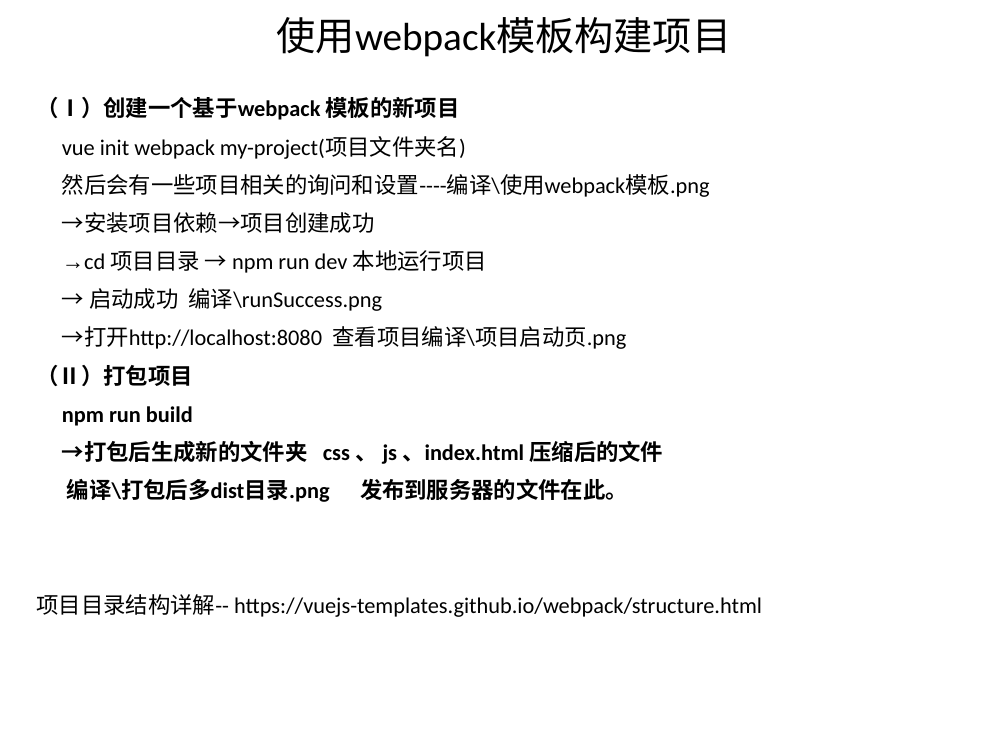
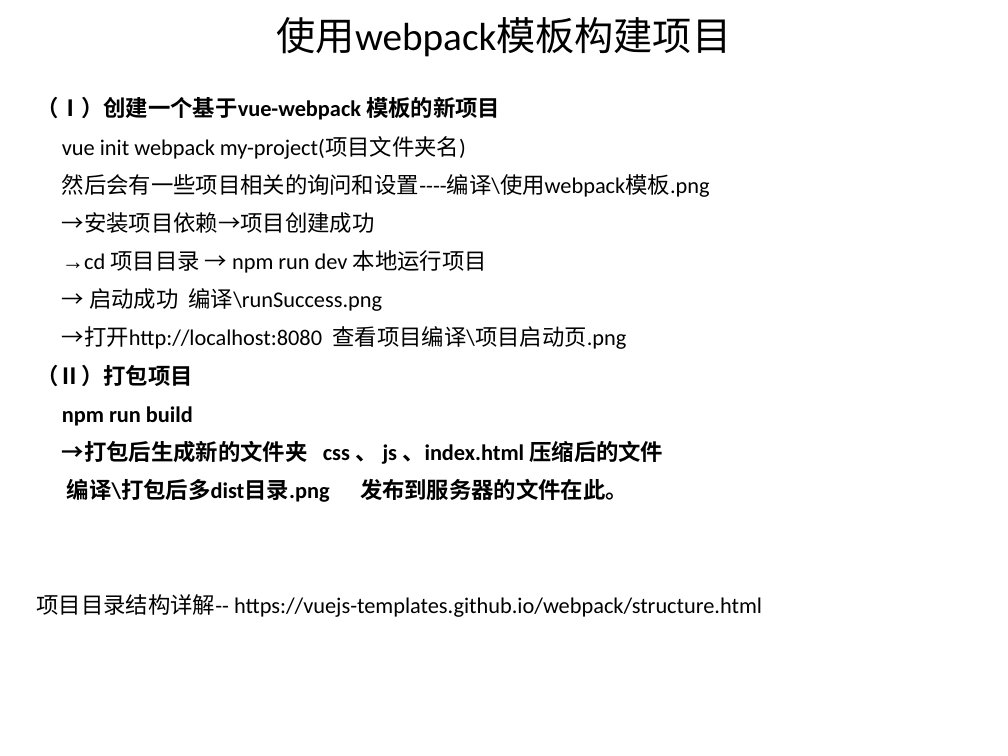
Before and after one commit to Consifire/self-knowledge-induction-of-Vue, a slide deck: slide 6 of Vue个人归纳.ppt. Drawn at 1008x756 pixels with LibreOffice and Linux fonts; fonts in the diff are those of the drawing. Boxes give left, top, right and bottom in pixels: in the first picture for what was removed or moved away, otherwise in the second. Text is boxed around its words. In the diff, an @@ line names an element or a change of style, - is before the commit and + after.

```diff
--- a/Vue个人归纳.ppt
+++ b/Vue个人归纳.ppt
@@ text at [37,97,500,120]: text changed @@
-（Ⅰ）创建一个基于webpack 模板的新项目
+（Ⅰ）创建一个基于vue-webpack 模板的新项目
```
Also in this commit, not shown: 5 other slides changed, 1 slide added, 5 other files.
